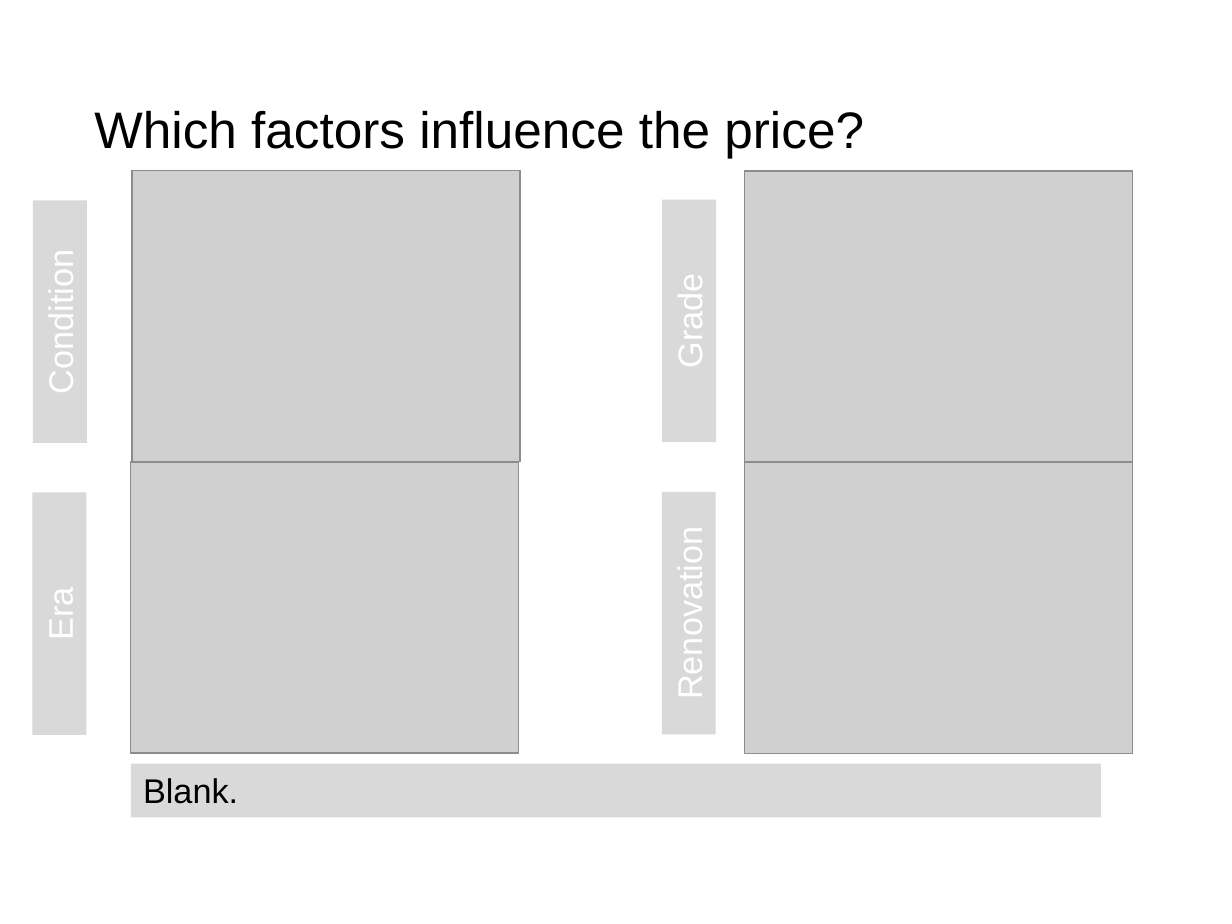
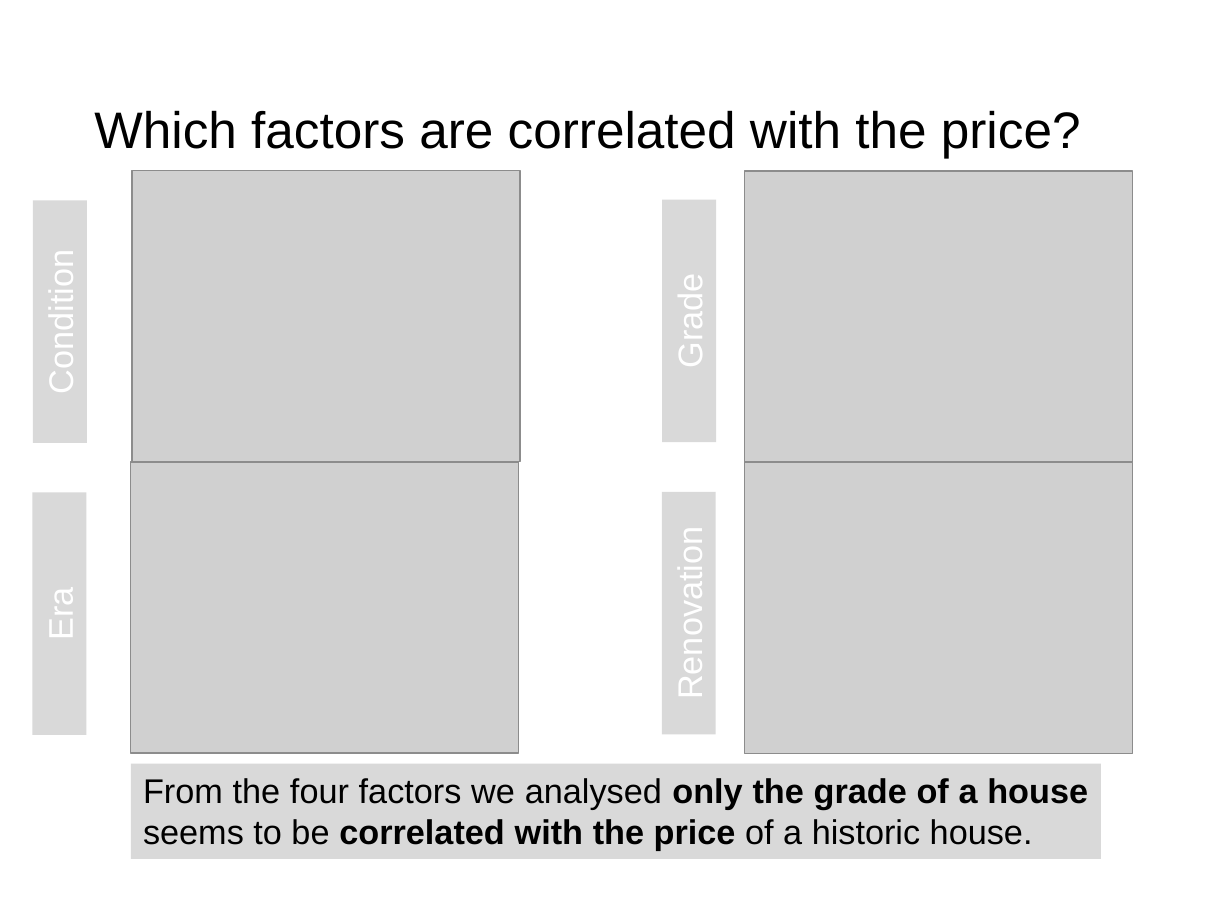
Before and after one commit to JWNowak/eda-project, a slide deck: slide 6 of EDA_presentation.pptx. Drawn at 1232x924 pixels with LibreOffice and Linux fonts; fonts in the diff are those of the drawing; grey boxes stand for pictures. Boxes give left, top, right and bottom in pixels: in the first picture for what was removed or moved away, otherwise in the second. Text is boxed around its words. In the diff, an @@ line names an element or a change of style, - is before the commit and + after.

```diff
--- a/EDA_presentation.pptx
+++ b/EDA_presentation.pptx
@@ title at <box>94,110,1081,158</box>: text changed @@
-Which factors influence the price?
+Which factors are correlated with the price?
@@ rectangle "From the four factors we ...": place and size @@
-rectangle "From the four factors we ..." at <box>131,764,1100,818</box>
+rectangle "From the four factors we ..." at <box>131,764,1100,859</box>
@@ text in rectangle at <box>143,778,1088,851</box>: text changed @@
-Blank.
+From the four factors we analysed only the grade of a house seems to be correlated with the price of a historic house.
```
Also in this commit, not shown: 4 other slides changed, 3 other files.
